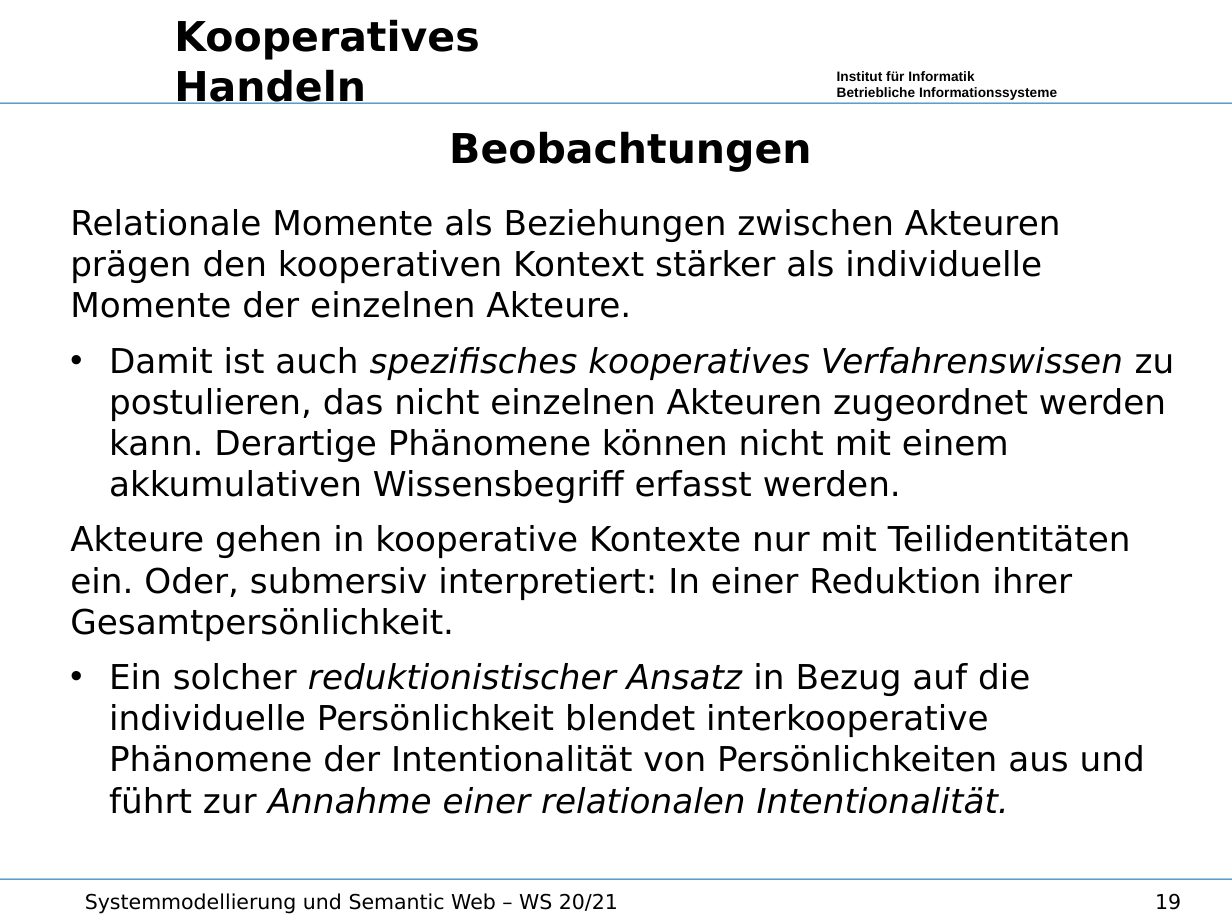
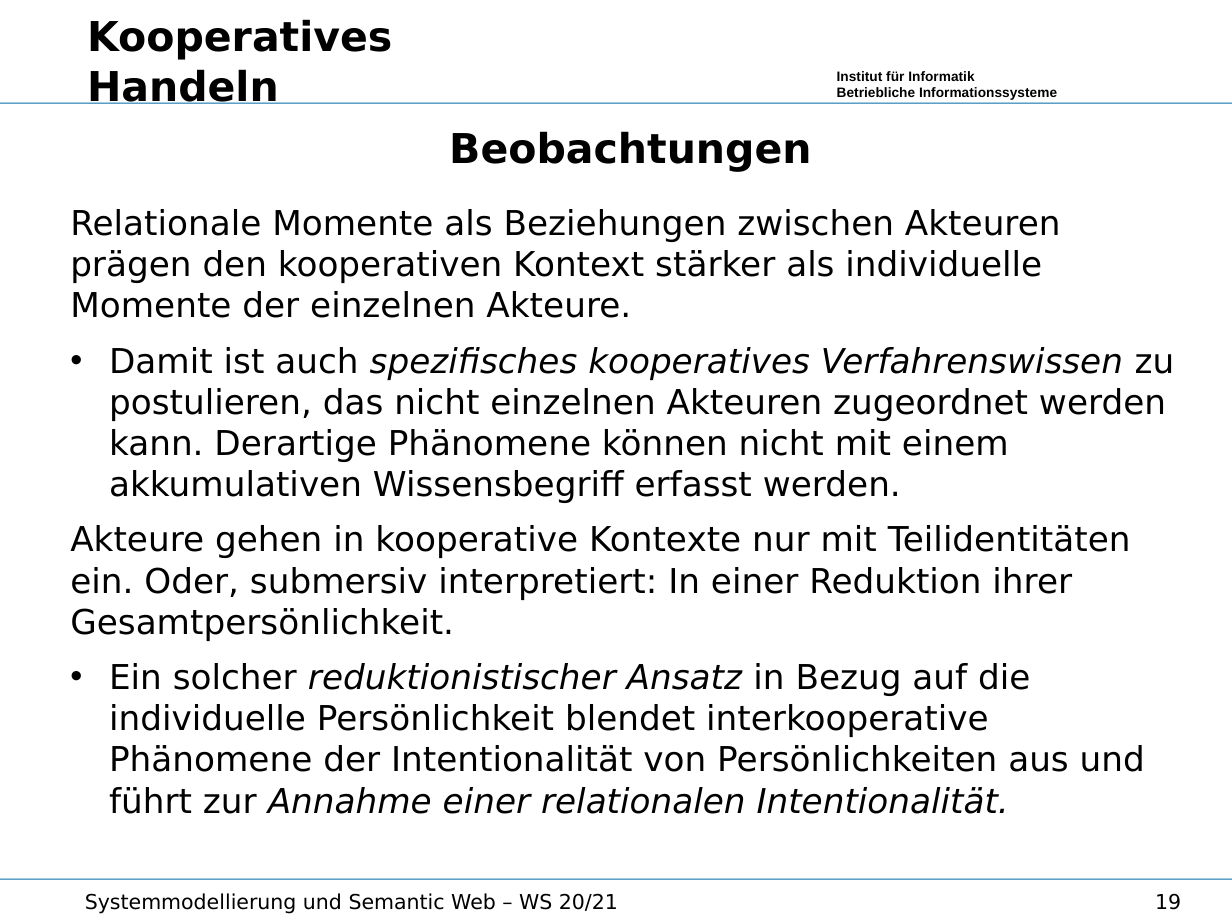
Before and after one commit to wumm-project/Leipzig-Seminar, a slide deck: slide 19 of Wintersemester-2020/Vorlesung/Wissen.odp. Drawn at 1232x924 pixels with LibreOffice and Linux fonts; fonts in the diff are those of the drawing; background and template pictures are left out. Boxes give left, top, right and bottom in pixels: in the first picture for what was removed or moved away, otherwise in the second. Text is boxed around its words. In the diff, an @@ line names an element or a change of style, - is before the commit and + after.

```diff
--- a/Wintersemester-2020/Vorlesung/Wissen.odp
+++ b/Wintersemester-2020/Vorlesung/Wissen.odp
@@ text "Kooperatives Handeln": place and size @@
-text "Kooperatives Handeln" at [174, 19, 479, 104]
+text "Kooperatives Handeln" at [87, 19, 392, 104]
```
Also in this commit, not shown: 8 other slides changed, 7 slides added, 8 slides removed, 4 other files.
